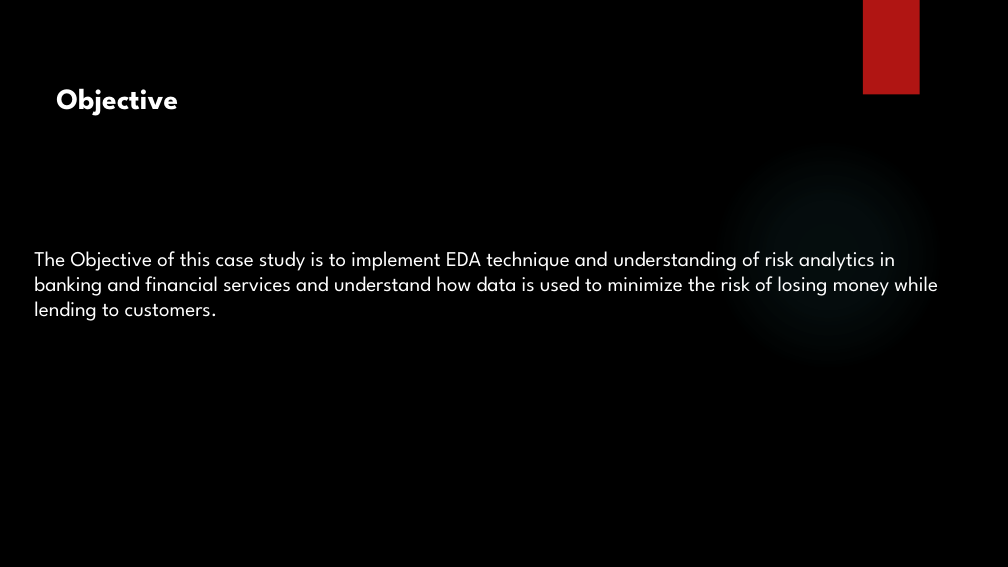
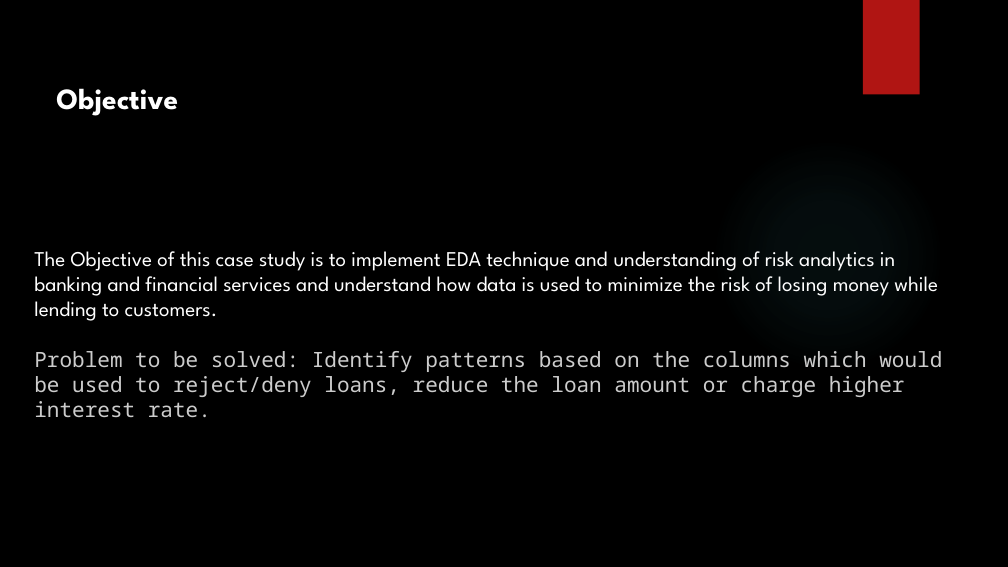
Before and after one commit to anonnihcas/LendingClubCaseStudy, a slide deck: slide 2 of LendingClubPPT.pptx. Drawn at 1008x567 pixels with LibreOffice and Linux fonts; fonts in the diff are those of the drawing; background and template pictures are left out. Boxes give left, top, right and bottom in pixels: in the first picture for what was removed or moved away, otherwise in the second. Text is boxed around its words. In the diff, an @@ line names an element or a change of style, - is before the commit and + after.

```diff
--- a/LendingClubPPT.pptx
+++ b/LendingClubPPT.pptx
@@ text at bbox=[34, 351, 942, 417]: paragraph added @@
+Problem to be solved: Identify patterns based on the columns which would be used to reject/deny loans, reduce the loan amount or charge higher interest rate.
```
Also in this commit, not shown: 1 other file.
